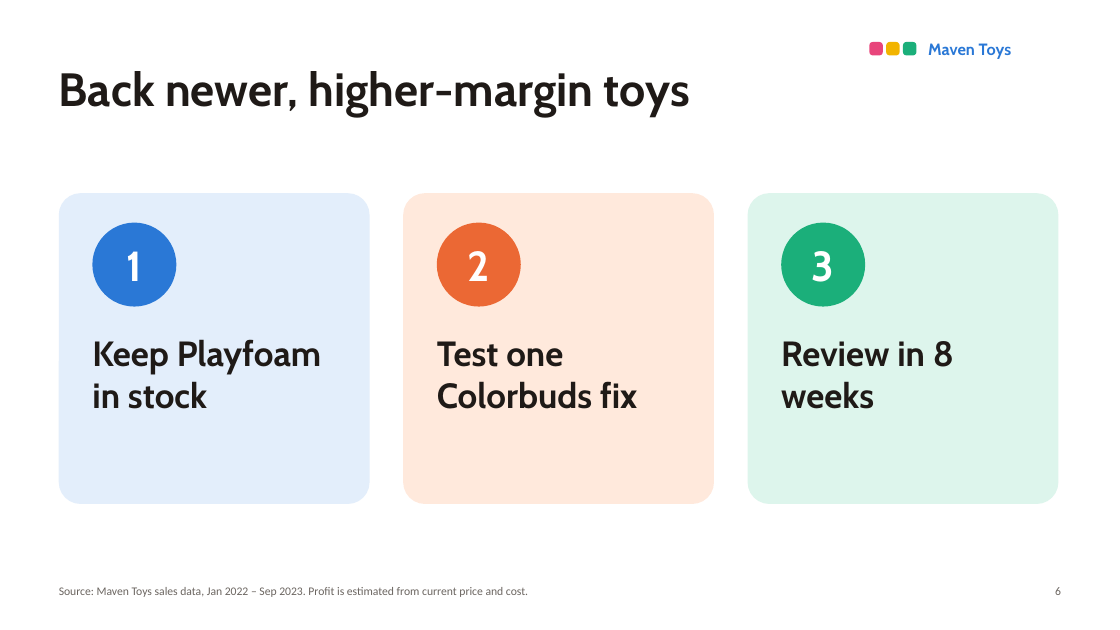
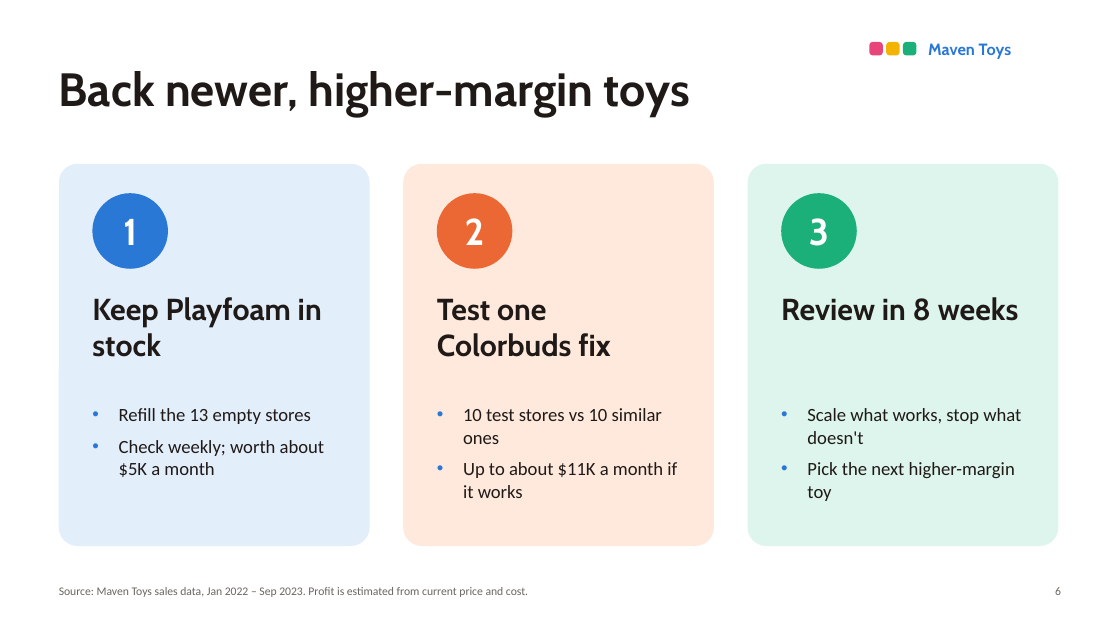
Before and after one commit to surajko9000/maven-toys-ai-analytics, a slide deck: slide 6 of site/deck/Colorbuds_to_Playfoam.pptx. Drawn at 1120x630 pixels with LibreOffice and Linux fonts; fonts in the diff are those of the drawing. Boxes give left, top, right and bottom in pixels: in the first picture for what was removed or moved away, otherwise in the second. Text is boxed around its words. In the diff, an @@ line names an element or a change of style, - is before the commit and + after.

```diff
--- a/site/deck/Colorbuds_to_Playfoam.pptx
+++ b/site/deck/Colorbuds_to_Playfoam.pptx
@@ rounded rectangle: place and size @@
-rounded rectangle at box(59, 193, 370, 504)
+rounded rectangle at box(59, 164, 370, 546)
@@ rounded rectangle: place and size @@
-rounded rectangle at box(403, 193, 714, 504)
+rounded rectangle at box(403, 164, 714, 546)
@@ proportions changed in 3 elements at box(59, 164, 370, 546), box(403, 164, 714, 546), box(748, 164, 1059, 546) @@
@@ rounded rectangle: place and size @@
-rounded rectangle at box(748, 193, 1059, 504)
+rounded rectangle at box(748, 164, 1059, 546)
@@ ellipse "1": place and size @@
-ellipse "1" at box(92, 223, 176, 307)
+ellipse "1" at box(92, 193, 168, 269)
@@ ellipse "2": place and size @@
-ellipse "2" at box(437, 223, 521, 307)
+ellipse "2" at box(437, 193, 513, 269)
@@ size 36 to 32 pt in 3 elements at box(92, 193, 168, 269), box(437, 193, 513, 269), box(781, 193, 857, 269) @@
@@ ellipse "3": place and size @@
-ellipse "3" at box(781, 223, 865, 307)
+ellipse "3" at box(781, 193, 857, 269)
@@ text "Keep Playfoam in stock": place and size @@
-text "Keep Playfoam in stock" at box(92, 339, 321, 409)
+text "Keep Playfoam in stock" at box(92, 297, 322, 357)
@@ text "Test one Colorbuds fix": place and size @@
-text "Test one Colorbuds fix" at box(437, 341, 637, 409)
+text "Test one Colorbuds fix" at box(437, 298, 610, 357)
@@ size 30 to 26 pt in 3 elements at box(92, 297, 322, 357), box(437, 298, 610, 357), box(781, 297, 1019, 321) @@
@@ text "Review in 8 weeks": place and size @@
-text "Review in 8 weeks" at box(781, 341, 954, 409)
+text "Review in 8 weeks" at box(781, 297, 1019, 321)
@@ text added at box(119, 408, 324, 477), 16 pt, text #1F1A17 @@
+• Refill the 13 empty stores
+• Check weekly; worth about $5K a month
@@ text added at box(463, 408, 677, 498), 16 pt, text #1F1A17 @@
+• 10 test stores vs 10 similar ones
+• Up to about $11K a month if it works
@@ text added at box(807, 408, 1021, 501), 16 pt, text #1F1A17 @@
+• Scale what works, stop what doesn't
+• Pick the next higher-margin toy
```
Also in this commit, not shown: 4 other slides changed, 6 other files.
